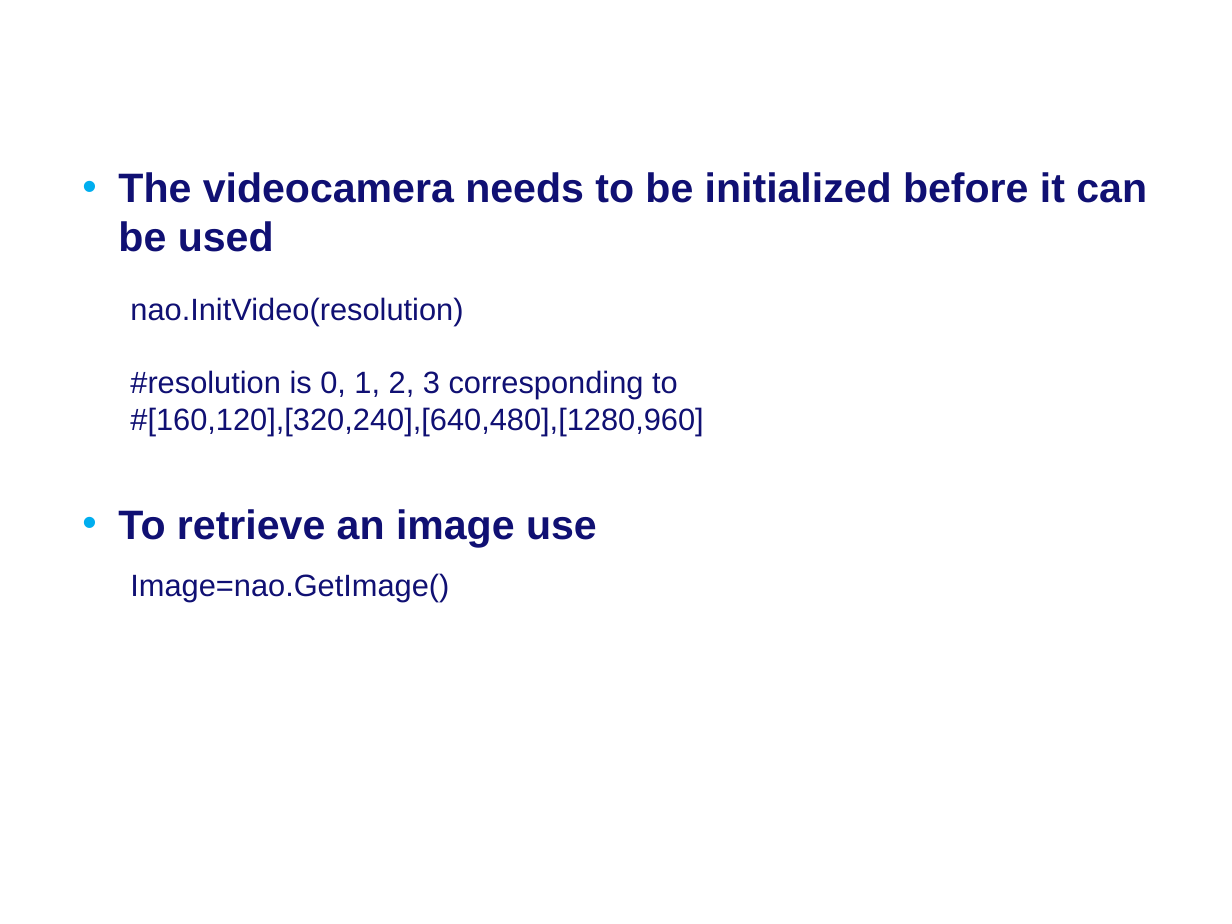
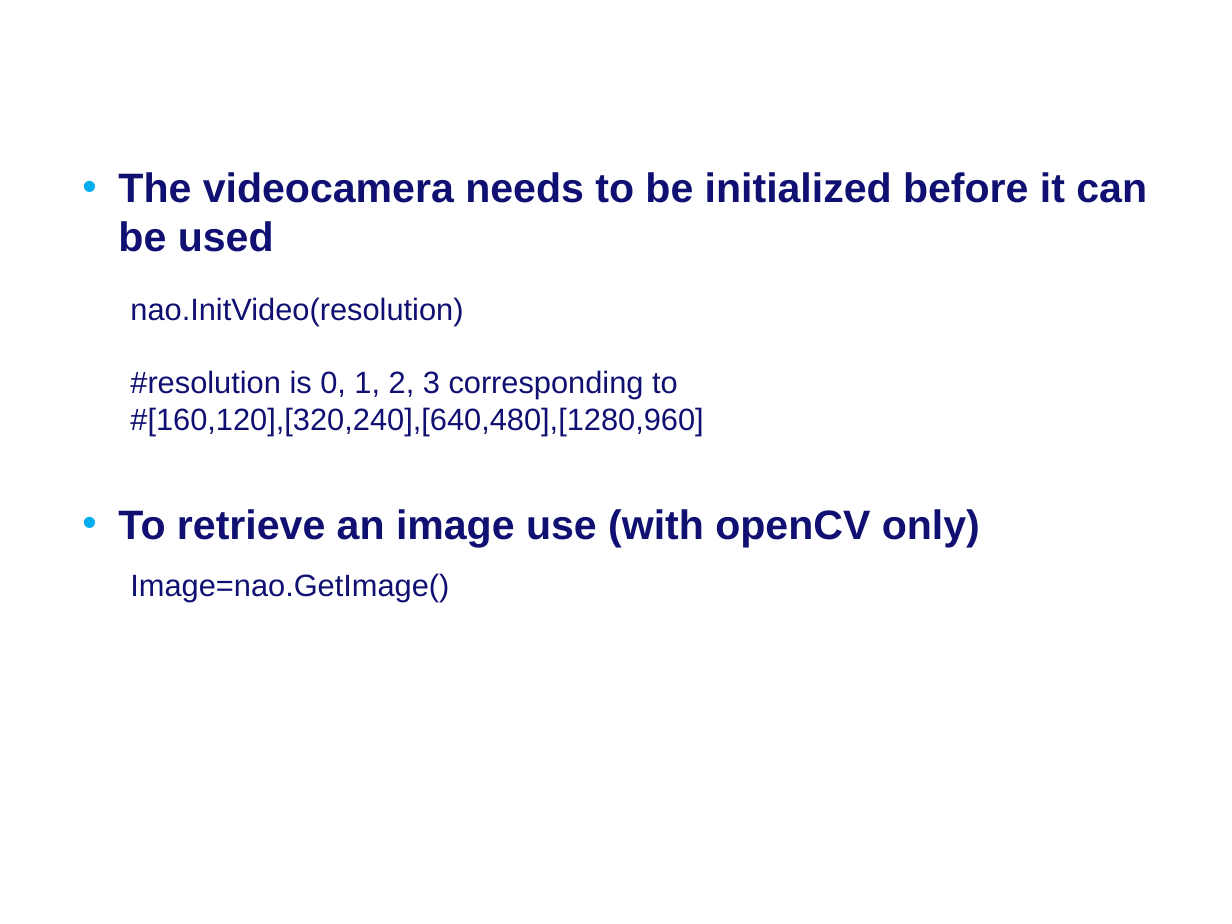
Before and after one commit to Rctue/nao-lib, a slide deck: slide 4 of Manual nao-lib.pptx. Drawn at 1232x924 pixels with LibreOffice and Linux fonts; fonts in the diff are those of the drawing; background and template pictures are left out. Boxes give left, top, right and bottom in pixels: in the first picture for what was removed or moved away, otherwise in the second. Text is boxed around its words. In the diff, an @@ line names an element or a change of style, - is before the commit and + after.

```diff
--- a/Manual nao-lib.pptx
+++ b/Manual nao-lib.pptx
@@ text at bbox=[118, 509, 980, 547]: text changed @@
-• To retrieve an image use
+• To retrieve an image use (with openCV only)
```
Also in this commit, not shown: 3 other slides changed, 3 slides added.
